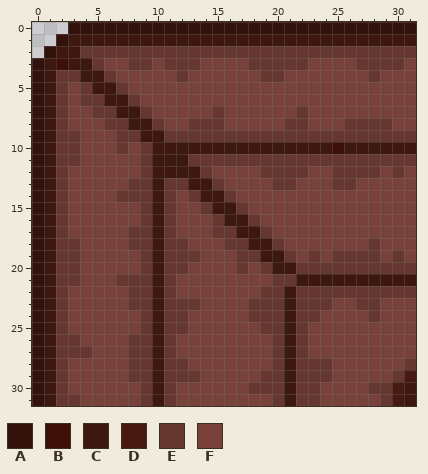
Pixel-art sprite, stored at gfx/MShockXotto+/pngs_tiles_32x32/furniture/f_sofa/f_sofa_1.png. The picture above was drawn from the file before the commit.
The file is 32x32 pixels. Colours within 5 levels of each other are drawn and written as one.
Palette (. is transparent): A #33120c  B #3c0f09  C #3e170f  D #471a11  E #663630  F #78413a
Pixels before, first column x 0:
 0 ...AAAAAAAAAAAAAAAAAAAAAAAAAAAAA
 1 ..ACCCCCCCCCCCCCCCCCCCCCCCCCCCCC
 2 .ACCEEEEEEEEEEEEEEEEEEEEEEEEEEEE
 3 ACBCCEFFEEFEEEFFFFEEEEEFFFFEEEEF
 4 ACEECCEFFFFFEFFFFFFEEFFFFFFFEFFF
 5 ACEFECCEFFFFFFFFFFFFFFFFFFFFFFFF
 6 ACEFEECCEFFFFFFFFFFFFFFFFFFFFFFF
 7 ACEFFEECCEFFFFFEFFFFFFEFFFFFFFFF
 8 ACEFFFEECCEFFEEEFFFFFEEFFFEEEEFF
 9 ACEEFFFEECCEEEEEEEEEEEEEEEEEEEEE
10 ACEEFFFEFECCCCCCCCCCCCCCCBCCCCCC
11 ACEEFFFFFECCCEEEEEEEEEEEEEEEEEEE
12 ACEFFFFFFECCCCEFFFFEEEEFFEEEEFEF
13 ACEFFFFFEECEECCEFFFFEEFFFEEFFFFF
14 ACEFFFFEEECEFECCEFFFFFFFFFFFFFFF
15 ACEFFFFFFECEFFECCEFFFFFFFFFFFFFF
16 ACEFFFFFFECEFFFECCEFFFFFFFFFFFFF
17 ACEFFFFFEECEFFFEECCEFFFFFFFFFFFF
18 ACEEFFFFEECEEFFFEECCEFFFFFFFEFFF
19 ACEEFFFFFECEEEFFFEECCEFEFEEEEFEF
20 ACEEFFFFFECEEFFFFEFECCEEEEEEEEEE
21 ACEEFFFEEECEFFFFFFFFEECCCCCCCCCC
22 ACEFFFFFEECEFFFFFFFEECEEEEEEEEEE
23 ACEFFFFFEECEEEFFFFEEECEEEFFEEFFF
24 ACEFFFFFFECEEFFFFFEEECEEFFFFEFFF
25 ACEFFFFFFECEEFFFFFFEECEFFFFFFFFF
26 ACEEFFFFEECEFFFFFFFFECEFFFFFFFFF
27 ACEEEFFFEECEFFFFFFFFECEFFFFFFFFF
28 ACEFFFFFEECEEFFFFFFFECEEEFFFFFFE
29 ACEFFFFFEECEEEFFFFFEECEEEFFFFFED
30 ACEFFFFFFECEFFFFFFEEECEEFFFFEEDC
31 ACEEFFFFFECEFFFFFFFFECEEFFFFFEDC
Once edited:
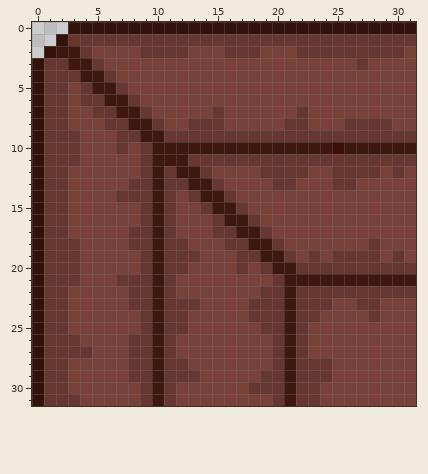
Difference:
{"y":1,"x":3,"old":"CCCCCCCCCCCCCCCCCCCCCCCCCCCCC","new":"EEEEEEEEEEEEEEEEEEEEEEEEEEEEE"}
{"y":2,"x":5,"old":"EEEE","new":"FFFF"}
{"y":2,"x":13,"old":"EEE","new":"FFF"}
{"y":2,"x":19,"old":"EEE","new":"FFF"}
{"y":2,"x":31,"old":"E","new":"F"}
{"y":3,"x":1,"old":"CB","new":"EE"}
{"y":3,"x":8,"old":"EE","new":"FF"}
{"y":3,"x":11,"old":"EEE","new":"FFF"}
{"y":3,"x":18,"old":"EEEEE","new":"FFFFF"}
{"y":3,"x":28,"old":"EEE","new":"FFF"}
{"y":4,"x":1,"old":"C","new":"E"}
{"y":4,"x":12,"old":"E","new":"F"}
{"y":4,"x":19,"old":"EE","new":"FF"}
{"y":4,"x":28,"old":"E","new":"F"}
{"y":5,"x":1,"old":"C","new":"E"}
{"y":6,"x":1,"old":"C","new":"E"}
{"y":7,"x":1,"old":"C","new":"E"}
{"y":8,"x":1,"old":"C","new":"E"}
{"y":9,"x":1,"old":"C","new":"E"}
{"y":10,"x":1,"old":"C","new":"E"}
{"y":11,"x":1,"old":"C","new":"E"}
{"y":12,"x":1,"old":"C","new":"E"}
{"y":12,"x":11,"old":"C","new":"E"}
{"y":13,"x":1,"old":"C","new":"E"}
{"y":14,"x":1,"old":"C","new":"E"}
{"y":15,"x":1,"old":"C","new":"E"}
{"y":16,"x":1,"old":"C","new":"E"}
{"y":17,"x":1,"old":"C","new":"E"}
{"y":18,"x":1,"old":"C","new":"E"}
{"y":19,"x":1,"old":"C","new":"E"}
{"y":20,"x":1,"old":"C","new":"E"}
{"y":21,"x":1,"old":"C","new":"E"}
{"y":21,"x":21,"old":"E","new":"C"}
{"y":22,"x":1,"old":"C","new":"E"}
{"y":23,"x":1,"old":"C","new":"E"}
{"y":24,"x":1,"old":"C","new":"E"}
{"y":25,"x":1,"old":"C","new":"E"}
{"y":26,"x":1,"old":"C","new":"E"}
{"y":27,"x":1,"old":"C","new":"E"}
{"y":28,"x":1,"old":"C","new":"E"}
{"y":28,"x":31,"old":"E","new":"F"}
{"y":29,"x":1,"old":"C","new":"E"}
{"y":29,"x":30,"old":"ED","new":"FF"}
{"y":30,"x":1,"old":"C","new":"E"}
{"y":30,"x":28,"old":"EEDC","new":"FFFF"}
{"y":31,"x":1,"old":"C","new":"E"}
{"y":31,"x":29,"old":"EDC","new":"FFF"}
